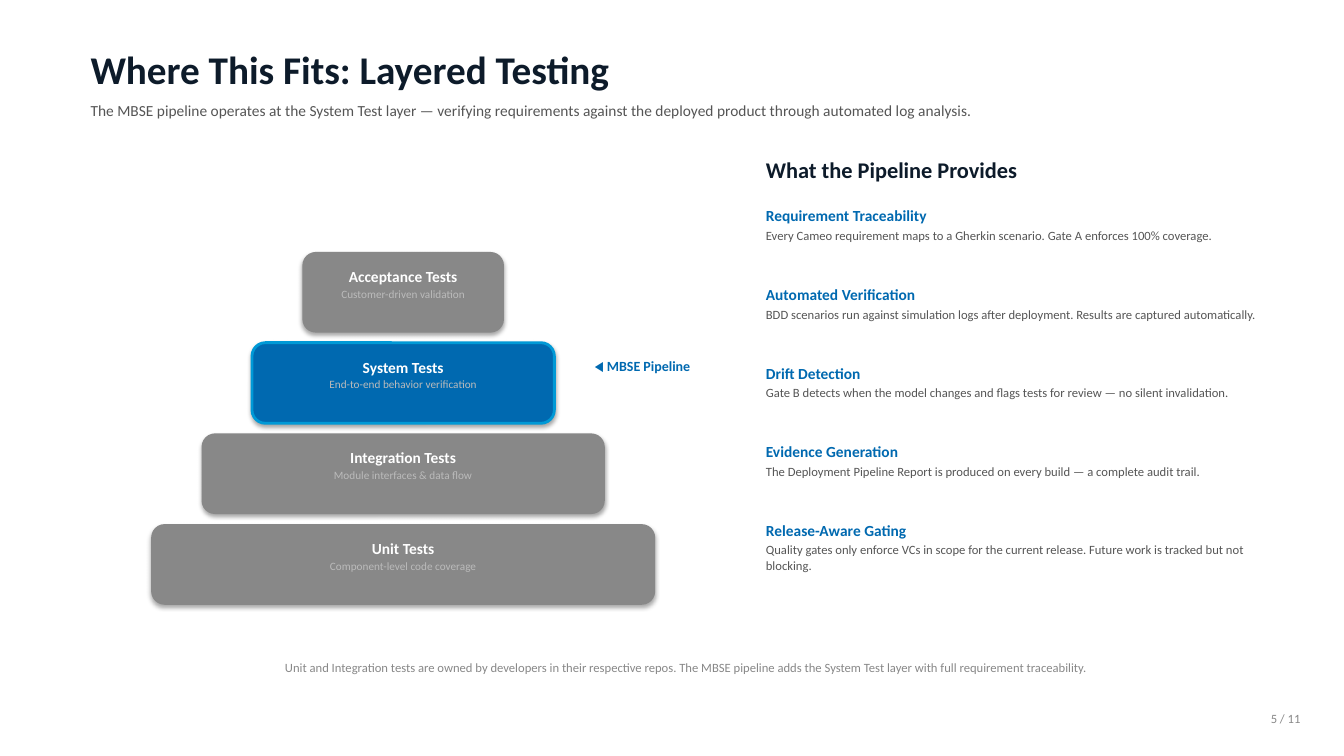
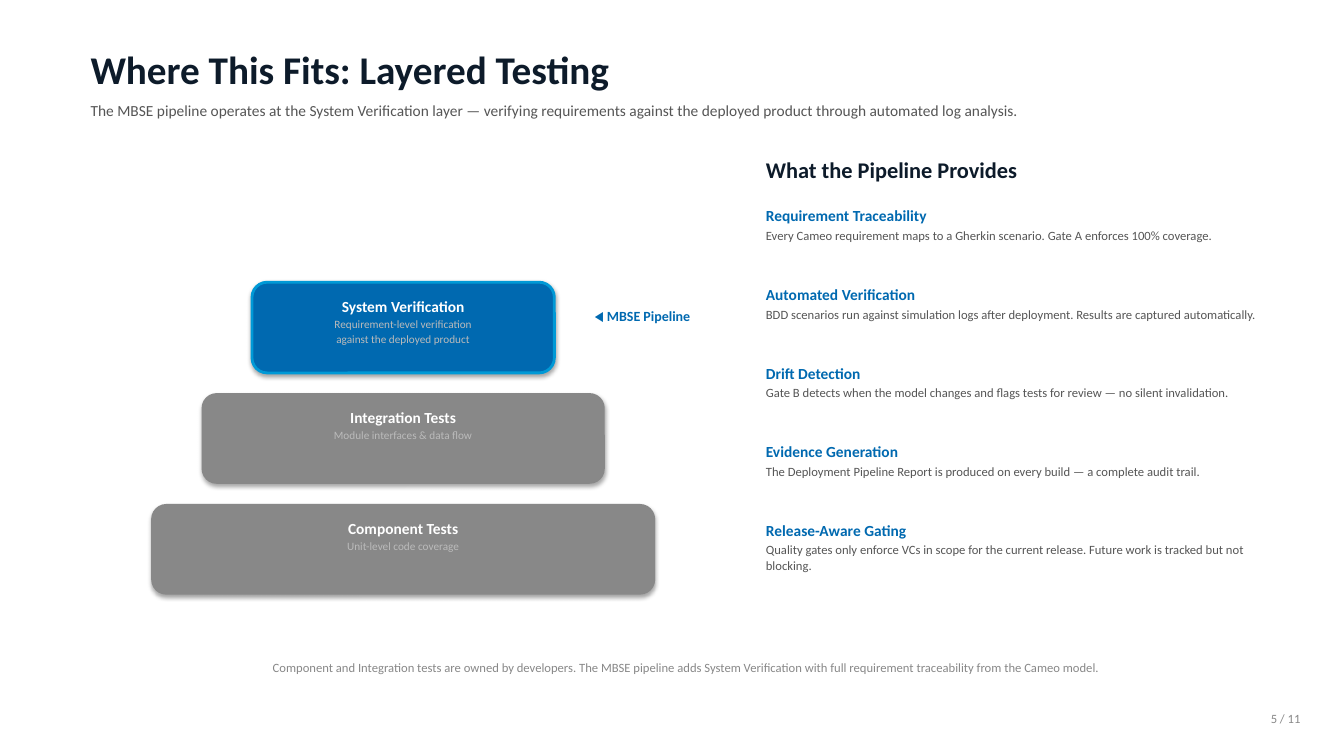
Before and after one commit to blake-perkins/product-pipeline, a slide deck: slide 5 of docs/presentations/MBSE_Pipeline_Executive_Brief.pptx. Drawn at 1344x756 pixels with LibreOffice and Linux fonts; fonts in the diff are those of the drawing. Boxes give left, top, right and bottom in pixels: in the first picture for what was removed or moved away, otherwise in the second. Text is boxed around its words. In the diff, an @@ line names an element or a change of style, - is before the commit and + after.

```diff
--- a/docs/presentations/MBSE_Pipeline_Executive_Brief.pptx
+++ b/docs/presentations/MBSE_Pipeline_Executive_Brief.pptx
@@ text at <box>91,105,1018,119</box>: text changed @@
-The MBSE pipeline operates at the System Test layer — verifying requirements against the deployed product through automated log analysis.
+The MBSE pipeline operates at the System Verification layer — verifying requirements against the deployed product through automated log analysis.
@@ rounded rectangle removed at <box>302,252,504,333</box> @@
@@ rounded rectangle: place and size @@
-rounded rectangle at <box>252,343,555,423</box>
+rounded rectangle at <box>252,282,555,373</box>
@@ text removed at <box>341,272,465,298</box> @@
-Acceptance Tests
-Customer-driven validation
@@ text added at <box>334,301,472,345</box>, 8 pt, text #BBBBBB @@
+System Verification
+Requirement-level verification
+against the deployed product
@@ text "◀ MBSE Pipeline": place and size @@
-text "◀ MBSE Pipeline" at <box>607,361,690,374</box>
+text "◀ MBSE Pipeline" at <box>607,311,690,324</box>
@@ text removed at <box>329,363,477,388</box> @@
-System Tests
-End-to-end behavior verification
@@ rounded rectangle: place and size @@
-rounded rectangle at <box>202,434,605,514</box>
+rounded rectangle at <box>202,393,605,484</box>
@@ text "Integration Tests": place and size @@
-text "Integration Tests" at <box>334,452,472,479</box>
+text "Integration Tests" at <box>334,412,472,439</box>
@@ rounded rectangle: place and size @@
-rounded rectangle at <box>151,524,655,605</box>
+rounded rectangle at <box>151,504,655,595</box>
@@ text at <box>347,524,459,551</box>: text changed @@
-Unit Tests
-Component-level code coverage
+Component Tests
+Unit-level code coverage
@@ text at <box>273,663,1099,674</box>: text changed @@
-Unit and Integration tests are owned by developers in their respective repos. The MBSE pipeline adds the System Test layer with full requirement traceability.
+Component and Integration tests are owned by developers. The MBSE pipeline adds System Verification with full requirement traceability from the Cameo model.
```
Also in this commit, not shown: 1 other file.
